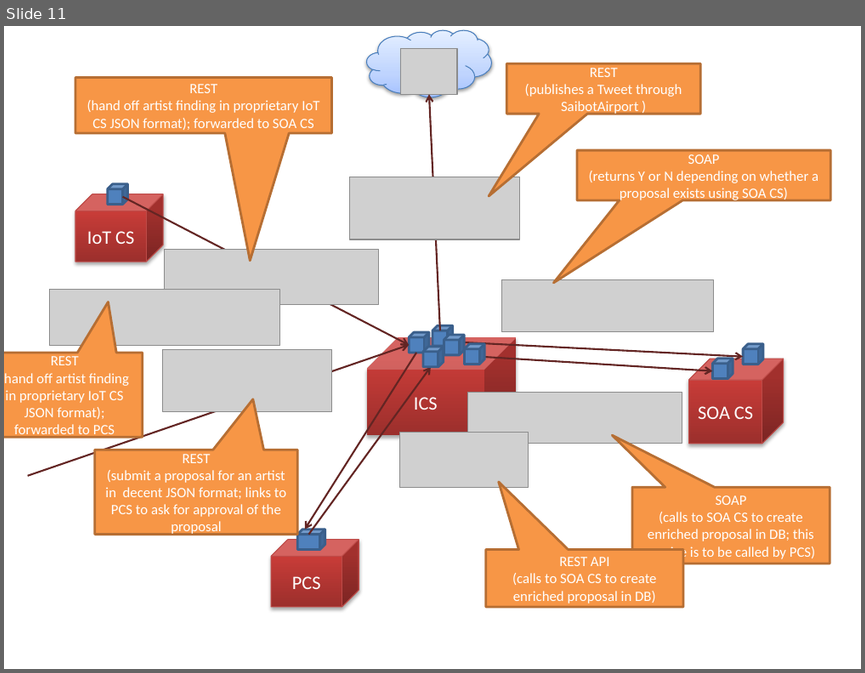
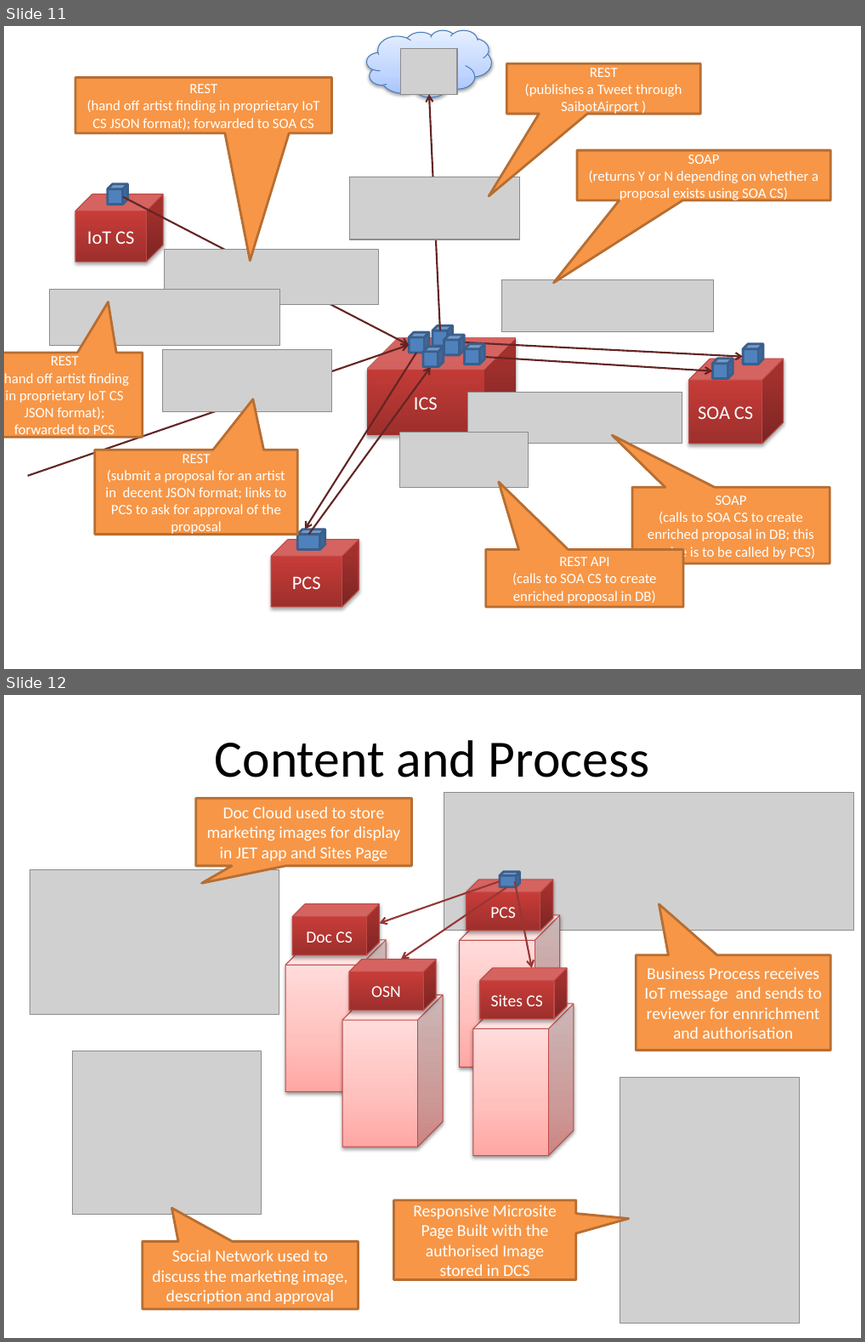
Before and after one commit to lucasjellema/aced-cloud-demo-ofmw2016-valencia, a slide deck: soaring-through-the-clouds-ofmw-forum2016-valencia-demo.pptx. Shown one above the other, each under a label of ours: slide 11 before the commit, slides 11 and 12 after it. The pictures are 865x673 and 865x1342 pixels, drawn with LibreOffice and Linux fonts; fonts in the diff are those of the drawing; grey boxes stand for pictures. Boxes give left, top, right and bottom in pixels: in the first picture for what was removed or moved away, otherwise in the second. Text is boxed around its words. In the diff, an @@ line names an element or a change of style, - is before the commit and + after.

Commit message:
Added Mark's slide on PCS/Doc CS, Sites CS and OSN

```diff
--- a/soaring-through-the-clouds-ofmw-forum2016-valencia-demo.pptx
+++ b/soaring-through-the-clouds-ofmw-forum2016-valencia-demo.pptx
@@ slide 12 added at box(4, 695, 861, 1338), background #FFFFFF @@
@@ text added at box(215, 740, 649, 777), 44 pt, text #000000 @@
+Content and Process
@@ picture added at box(444, 793, 854, 930) @@
@@ speech box added at box(196, 798, 412, 866), fill #F79646, outline #B76F34 2 pt, 14 pt, text #FFFFFF @@
+Doc Cloud used to store marketing images for display in JET app and Sites Page
@@ picture added at box(30, 870, 279, 1015) @@
@@ cube added at box(500, 872, 519, 887), fill #4F81BD, outline #3A5F8C 2 pt @@
@@ arrow added from (500, 881) to (380, 923), #953735 1.5 pt @@
@@ arrow added from (507, 887) to (401, 959), #953735 1.5 pt @@
@@ cube added at box(466, 879, 552, 930), fill gradient #9C2F2D to #CB3E3A to #CE3B37, outline #BF4C48 0.75 pt, 14 pt, text #FFFFFF @@
+PCS
@@ arrow added from (515, 881) to (532, 968), #953735 1.5 pt @@
@@ cube added at box(292, 904, 378, 955), fill gradient #9C2F2D to #CB3E3A to #CE3B37, outline #BF4C48 0.75 pt, 14 pt, text #FFFFFF @@
+Doc CS
@@ cube added at box(459, 915, 559, 1066), fill gradient #FFA6A5 to #FFC0BF to #FFE7E7, outline #BF4C48 0.75 pt @@
@@ cube added at box(286, 940, 386, 1092), fill gradient #FFA6A5 to #FFC0BF to #FFE7E7, outline #BF4C48 0.75 pt @@
@@ cube added at box(349, 959, 436, 1010), fill gradient #9C2F2D to #CB3E3A to #CE3B37, outline #BF4C48 0.75 pt, 14 pt, text #FFFFFF @@
+OSN
@@ cube added at box(479, 968, 566, 1019), fill gradient #9C2F2D to #CB3E3A to #CE3B37, outline #BF4C48 0.75 pt, 14 pt, text #FFFFFF @@
+Sites CS
@@ speech box added at box(636, 954, 830, 1049), fill #F79646, outline #B76F34 2 pt, 14 pt, text #FFFFFF @@
+Business Process receives IoT message and sends to reviewer for ennrichment and authorisation
@@ cube added at box(342, 995, 443, 1146), fill gradient #FFA6A5 to #FFC0BF to #FFE7E7, outline #BF4C48 0.75 pt @@
@@ cube added at box(473, 1004, 574, 1155), fill gradient #FFA6A5 to #FFC0BF to #FFE7E7, outline #BF4C48 0.75 pt @@
@@ picture added at box(73, 1050, 261, 1213) @@
@@ picture added at box(619, 1077, 799, 1323) @@
@@ speech box added at box(394, 1200, 576, 1279), fill #F79646, outline #B76F34 2 pt, 14 pt, text #FFFFFF @@
+Responsive Microsite Page Built with the authorised Image stored in DCS
@@ speech box added at box(142, 1241, 358, 1309), fill #F79646, outline #B76F34 2 pt, 14 pt, text #FFFFFF @@
+Social Network used to discuss the marketing image, description and approval
```
